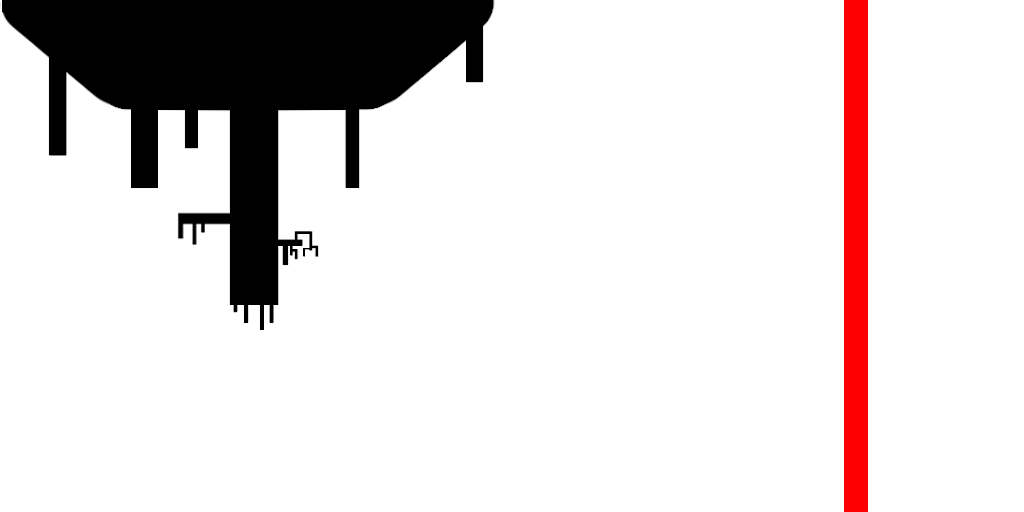
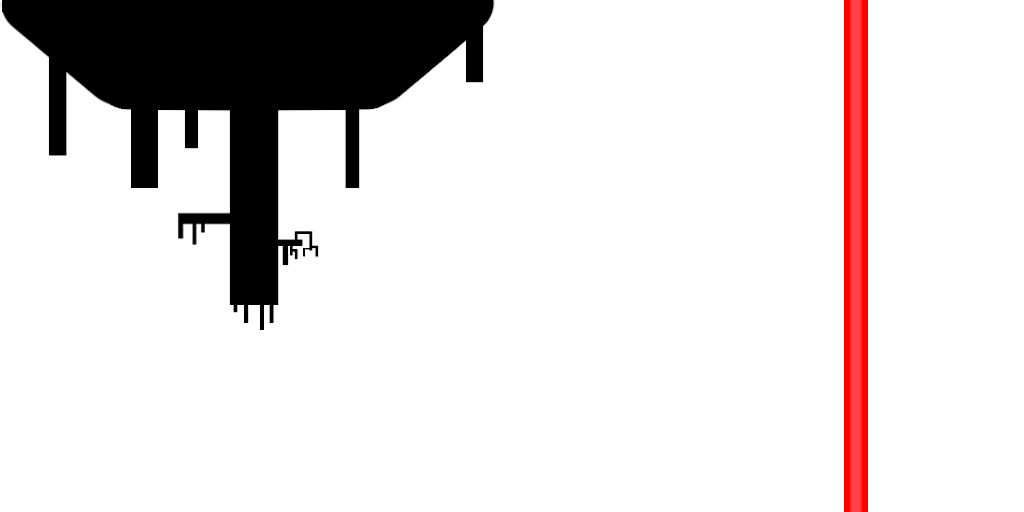
Before/after of a 1024x512 layered artwork. What changed in the layer stack:
painted on "Rectangle 1" over [850, 0, 862, 512]
